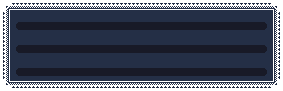
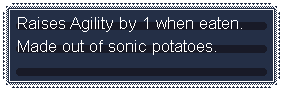
Before/after of a 283×91 layered artwork. What changed in the layer stack:
added layer "EN" above "JP" over [18, 17, 242, 55]
